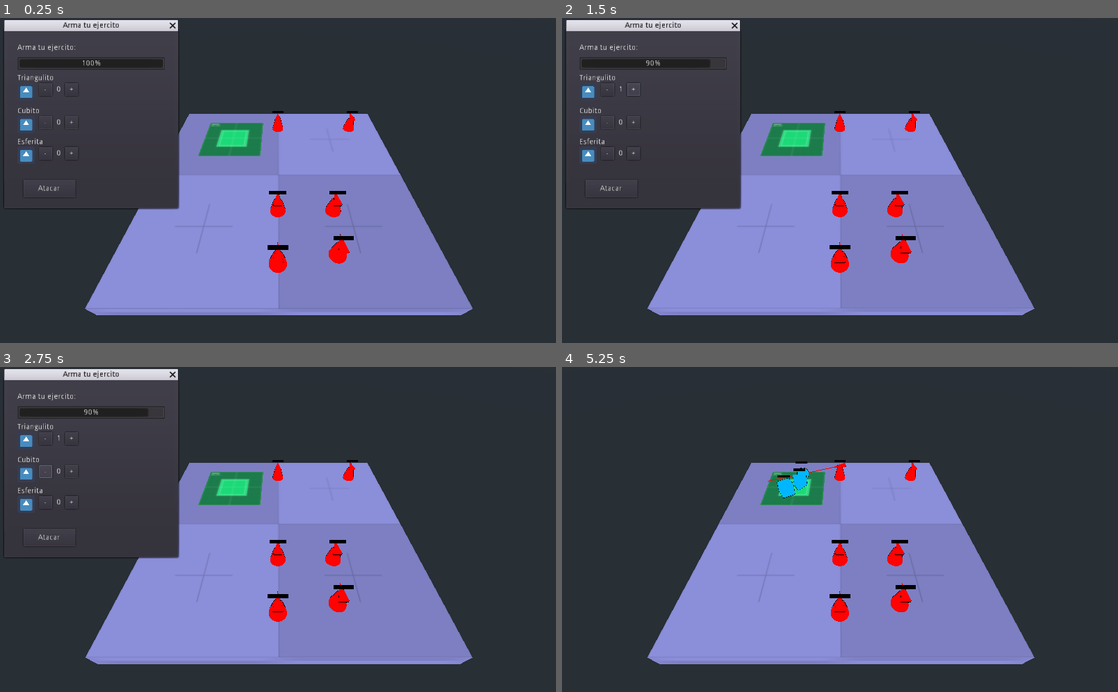
Above: before the commit, frames 1-4 (two rows, left to right).
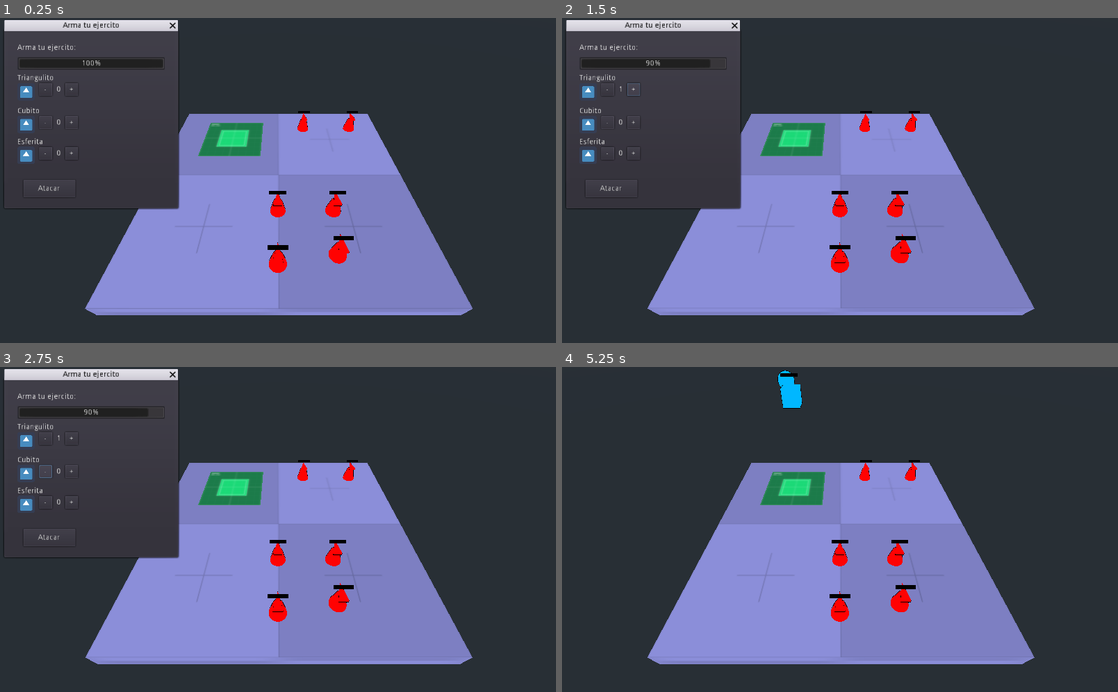
Above: after the commit, the same moments.

Repository: andresTapari/bug_rush
Game: Godot game, scene res://lvls/dev_lvl_combat.tscn
Two runs of this game, one before a commit and one after it. Both use one fixed random seed, a clock stepped at 60 frames per second and the inputs below. The engine's default icon, where the game draws it, is replaced by a stand-in: a white triangle on a blue panel in a dark square.
Inputs:
- Up to frame 1 (0.25 s): no input
- Up to frame 2 (1.5 s): click "-" at 0.5 s; click "+" at 1.25 s
- Up to frame 3 (2.75 s): click "-" at 2 s
- Up to frame 4 (5.25 s): click "+" at 2.75 s; click "-" at 3.5 s; click "+" at 4.25 s; click "Atacar" at 5 s

The runs differ from the first frame. In frame 1, 0.2% of the frame differs, in the area x 49-56%, y 28-36%; in frame 2, 0.2%; in frame 3, 0.2%; in frame 4, 0.9%, in the area x 37-56%, y 1-41%.

Commit message:
Actualizar dev_lvl_combat.tscn, Spawner_player.tscn y 4 más archivos...

Diff:
--- a/prototype_tapa/lvls/dev_lvl_combat.tscn
+++ b/prototype_tapa/lvls/dev_lvl_combat.tscn
@@ -46,7 +46,7 @@
 transform = Transform( 1, 0, 0, 0, 1, 0, 0, 0, 1, 12.9842, 1, -12.411 )
 
 [node name="StaticBody6" parent="." instance=ExtResource( 3 )]
-transform = Transform( 1, 0, 0, 0, 1, 0, 0, 0, 1, -0.0158005, 1, -12.411 )
+transform = Transform( 1, 0, 0, 0, 1, 0, 0, 0, 1, 4.56459, 1, -12.411 )
 
 [node name="Camera_gimbal" parent="." instance=ExtResource( 5 )]
 zoom_speed = 0.35
@@ -54,3 +54,4 @@
 
 [node name="Spawner" parent="." instance=ExtResource( 1 )]
 transform = Transform( 1, 0, 0, 0, 1, 0, 0, 0, 1, -7.79934, 1.26164, -9.25345 )
+gold = 10
--- a/prototype_tapa/scenes/Spawner_player.tscn
+++ b/prototype_tapa/scenes/Spawner_player.tscn
@@ -17,7 +17,10 @@
 size = Vector3( 10, 0.01, 10 )
 
 [sub_resource type="BoxShape" id=3]
-extents = Vector3( 5, 1, 5 )
+extents = Vector3( 9, 1, 11 )
+
+[sub_resource type="BoxShape" id=4]
+extents = Vector3( 11, 10, 2.90873 )
 
 [node name="Spawner" type="Spatial"]
 script = ExtResource( 3 )
@@ -31,10 +34,51 @@
 margin_bottom = 326.0
 
 [node name="Position3D" type="Position3D" parent="."]
-transform = Transform( 1, 0, 0, 0, 1, 0, 0, 0, 1, 0, 1.03372, 0 )
+transform = Transform( 1, 0, 0, 0, 1, 0, 0, 0, 1, 0, 15.2072, 0 )
 
 [node name="StaticBody" type="StaticBody" parent="."]
 
 [node name="CollisionShape" type="CollisionShape" parent="StaticBody"]
 transform = Transform( 1, 0, 0, 0, 1, 0, 0, 0, 1, 0, -0.884291, 0 )
 shape = SubResource( 3 )
+
+[node name="Box_container" type="Spatial" parent="."]
+
+[node name="StaticBody2" type="StaticBody" parent="Box_container"]
+transform = Transform( 1, 0, 0, 0, 1, 0, 0, 0, 1, 0, 5, 0 )
+
+[node name="CollisionShape" type="CollisionShape" parent="Box_container/StaticBody2"]
+transform = Transform( 1, 0, 0, 0, 1, 0, 0, 0, 1, 0, 10.361, -12 )
+shape = SubResource( 4 )
+
+[node name="StaticBody3" type="StaticBody" parent="Box_container"]
+transform = Transform( -4.37114e-08, 0, -1, 0, 1, 0, 1, 0, -4.37114e-08, 0, 5, 0 )
+
+[node name="CollisionShape" type="CollisionShape" parent="Box_container/StaticBody3"]
+transform = Transform( 1, 0, 0, 0, 1, 0, 0, 0, 1, -3.0598e-07, 10.361, -13 )
+shape = SubResource( 4 )
+
+[node name="StaticBody4" type="StaticBody" parent="Box_container"]
+transform = Transform( -1, 0, 8.74228e-08, 0, 1, 0, -8.74228e-08, 0, -1, 0, 5, 0 )
+
+[node name="CollisionShape" type="CollisionShape" parent="Box_container/StaticBody4"]
+transform = Transform( 1, 0, 0, 0, 1, 0, 0, 0, 1, -6.11959e-07, 10.361, -13 )
+shape = SubResource( 4 )
+
+[node name="StaticBody5" type="StaticBody" parent="Box_container"]
+transform = Transform( 1.31134e-07, 0, 1, 0, 1, 0, -1, 0, 1.31134e-07, 0, 5, 0 )
+
+[node name="CollisionShape" type="CollisionShape" parent="Box_container/StaticBody5"]
+transform = Transform( 1, 0, 0, 0, 1, 0, 0, 0, 1, -1.04207e-06, 10.361, -13.9466 )
+shape = SubResource( 4 )
+
+[node name="Timer_unit_1" type="Timer" parent="."]
+one_shot = true
+
+[node name="Timer_unit_2" type="Timer" parent="."]
+
+[node name="Timer_unit_3" type="Timer" parent="."]
+
+[connection signal="timeout" from="Timer_unit_1" to="." method="_on_Timer_unit_1_timeout"]
+[connection signal="timeout" from="Timer_unit_2" to="." method="_on_Timer_unit_2_timeout"]
+[connection signal="timeout" from="Timer_unit_3" to="." method="_on_Timer_unit_3_timeout"]
--- /dev/null
+++ b/prototype_tapa/scenes/Timer_unit_1.gd
@@ -0,0 +1,16 @@
+extends Timer
+
+
+# Declare member variables here. Examples:
+# var a: int = 2
+# var b: String = "text"
+
+
+# Called when the node enters the scene tree for the first time.
+func _ready() -> void:
+	pass # Replace with function body.
+
+
+# Called every frame. 'delta' is the elapsed time since the previous frame.
+#func _process(delta: float) -> void:
+#	pass
--- a/prototype_tapa/script/Spawner_player.gd
+++ b/prototype_tapa/script/Spawner_player.gd
@@ -4,17 +4,26 @@
 
 # Called when the node enters the scene tree for the first time.
 onready var UNIT = preload('res://scenes/unit.tscn')
+onready var ui_army_generator = get_node('army_generator')
+export var gold: int = 10
+
+var unit_counter_1: int = 0
+var unit_counter_2: int = 0
+var unit_counter_3: int = 0
 
 func _ready() -> void:
 	$army_generator.popup()
 	$army_generator.connect("spawn_units",self,"spawn_units")
+	ui_army_generator.set_gold(gold)
 
 func spawn_units(_army) -> void:
-	var unit_triangulito = _army["triangulitos"]
-
+	unit_counter_1 = _army["triangulitos"]
 	#Spawn_Triangulo
-	if unit_triangulito != 0:
-		for _i in range(unit_triangulito):
+	if unit_counter_1 != 0 and _army["delay_unit_1"] != 0:
+		$Timer_unit_1.wait_time = _army["delay_unit_1"]
+		$Timer_unit_1.start()
+	elif unit_counter_1 != 0:
+		for _i in range(unit_counter_1):
 			get_parent().add_child(spawn(UNIT_STATS.triangulo))
 
 	#Spawn_Cubo
@@ -36,7 +45,20 @@
 	var u = UNIT.instance()
 	u.set_stats(_stats)
 	u.transform = $Position3D.global_transform
-	u.translation += Vector3(rng.randi_range(-2, 2),
-							 0,
-							 rng.randi_range(-2, 2))
+	u.translation += Vector3(rng.randi_range(-3, 3),
+							 rng.randi_range(-3, 3),
+							 rng.randi_range(-3, 3))
 	return u
+
+
+func _on_Timer_unit_1_timeout() -> void:
+	for _i in range(unit_counter_1):
+		get_parent().add_child(spawn(UNIT_STATS.triangulo))
+	emit_signal('attack_start')
+
+func _on_Timer_unit_2_timeout() -> void:
+	pass # Replace with function body.
+
+
+func _on_Timer_unit_3_timeout() -> void:
+	pass # Replace with function body.
--- a/prototype_tapa/script/globals/UNIT_CLASESS.gd
+++ b/prototype_tapa/script/globals/UNIT_CLASESS.gd
@@ -10,18 +10,22 @@
 				 "Health": 15,
 				 "Damage": 2,
 				 "Armor": 5,
-				 "Speed":5
+				 "Speed":5,
+				 "Cost": 1
 				}
 
 var cubo = 		{"Type": classes.cubo,
 				"Health": 20,
 				"Damage": 1,
 				"Armor": 5,
-				"Speed": 2.5 }
+				"Speed": 2.5,
+				"Cost": 2
+				 }
 
 var esfera = 	{"Type": classes.esfera,
 				 "Health": 5,
 				 "Damage": 10,
 				 "Armor": 0,
-				 "Speed":7.5
+				 "Speed":7.5,
+				 "Cost": 3
 				}
--- a/prototype_tapa/script/ui_army_creator.gd
+++ b/prototype_tapa/script/ui_army_creator.gd
@@ -4,39 +4,42 @@
 var triangulito:  	int = 0
 var cubito: 	  	int = 0
 var esferitas: 		int = 0
+var gold: 			int = 10 setget set_gold
+
+var delay_unit_1:	int = 2
+var delay_unit_2:	int = 0
+var delay_unit_3:	int = 0
 
 signal spawn_units(army)
 
 func _ready() -> void:
 	pass
 
+func set_gold(_value:int)-> void:
+	gold = _value
+	recursos = _value
+	$ProgressBar.max_value = gold
+	$ProgressBar.value = gold
+
+#Señales
 func _on_Button_less_pressed() -> void:
-	if recursos < 10 and triangulito > 0:
-		recursos += 1
-		if triangulito>0:
+	if recursos < gold and triangulito > 0:
+		recursos += UNIT_STATS.triangulo["Cost"]
+		if triangulito > 0:
 			triangulito -= 1
 		$Label_unit.text=String(triangulito)
 		$ProgressBar.value = recursos
 
 func _on_Button_up_pressed() -> void:
 	if recursos > 0:
-		recursos -= 1
+		recursos -= UNIT_STATS.triangulo["Cost"]
 		triangulito += 1
 		$Label_unit.text=String(triangulito)
 		$ProgressBar.value = recursos
 
-func _on_Button_pressed() -> void:
-	var army= {	"triangulitos": triangulito,
-				"cubitos": cubito,
-				"esferitas":esferitas
-			  }
-	emit_signal("spawn_units",army)
-	queue_free()
-
-
 func _on_Button_less2_pressed() -> void:
 	if recursos < 10 and cubito > 0:
-		recursos += 2
+		recursos += UNIT_STATS.cubo["Cost"]
 		if cubito>0:
 			cubito -= 1
 		$Label_unit2.text=String(cubito)
@@ -45,7 +48,7 @@
 
 func _on_Button_up2_pressed() -> void:
 	if recursos > 0:
-		recursos -= 2
+		recursos -= UNIT_STATS.cubo["Cost"]
 		cubito += 1
 		$Label_unit2.text=String(cubito)
 		$ProgressBar.value = recursos
@@ -54,7 +57,7 @@
 
 func _on_Button_less3_pressed() -> void:
 	if recursos < 10 and esferitas > 0:
-		recursos += 2
+		recursos += UNIT_STATS.esfera["Cost"]
 		if esferitas>0:
 			esferitas -= 1
 		$Label_unit3.text=String(esferitas)
@@ -63,7 +66,18 @@
 
 func _on_Button_up3_pressed() -> void:
 	if recursos > 0:
-		recursos -= 3
+		recursos -= UNIT_STATS.esfera["Cost"]
 		esferitas += 1
 		$Label_unit3.text=String(esferitas)
 		$ProgressBar.value = recursos
+
+func _on_Button_pressed() -> void:
+	var army= {	"triangulitos": triangulito,
+				"cubitos": cubito,
+				"esferitas":esferitas,
+				"delay_unit_1": delay_unit_1,
+				"delay_unit_2": delay_unit_2,
+				"delat_unit_3": delay_unit_3
+			  }
+	emit_signal("spawn_units",army)
+	queue_free()
Not shown: 1 places in prototype_tapa/scenes/Spawner_player.tscn that only renumber resources
